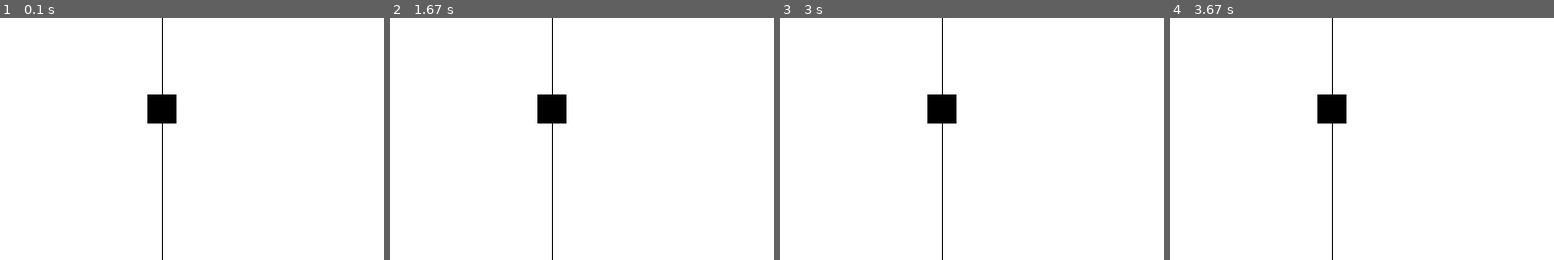
Above: before the commit, frames 1-4 (left to right).
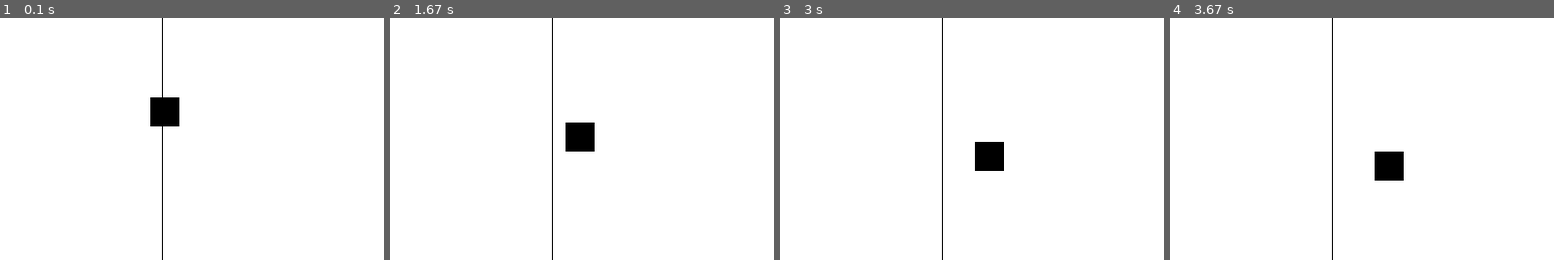
Above: after the commit, the same moments.

Repository: WarunW/Pygame-Prosjekt
Game: pygame game, started from Pong.py
Two runs of this game, one before a commit and one after it. Both use one fixed random seed, a clock stepped at 60 frames per second and the inputs below.
Inputs:
- Up to frame 1 (0.1 s): no input
- Up to frame 2 (1.67 s): no input
- Up to frame 3 (3 s): no input
- Up to frame 4 (3.67 s): no input
The pictures show only the part of the screen within x 29-79%, y 31-81%; the shares and areas given below are measured in that part.

The runs differ from the first frame. In frame 1, 0.3% of the frame differs, in the area x 38-47%, y 31-45%; in frame 2, 1.8%; in frame 3, 1.8%, in the area x 38-59%, y 31-64%; in frame 4, 1.8%.

Commit message:
Bevege ball

Diff:
--- a/Pong.py
+++ b/Pong.py
@@ -1,31 +1,59 @@
 import pygame as pg
 
 pg.init()
+
+class Ball:
+    def __init__(self, vindu, farge:tuple, x_pos:int, y_pos:int, fart_x:int, fart_y:int):
+        self._vindu = vindu
+        self._farge = farge
+        self._x_pos = x_pos
+        self._y_pos = y_pos
+        self._fart_x = fart_x
+        self._fart_y = fart_y
+        self._farge = farge
+
+    def tegne(self):
+        pg.draw.rect(self._vindu, self._farge, (self._x_pos, self._y_pos, 30, 30))
+        pg.display.flip()
+
+    def flytt(self):
+        self._x_pos += self._fart_x
+        self._y_pos += self._fart_y
+
+        if self._y_pos <= 0 or self._y_pos >= VINDU_HOYDE - 30:
+            self._fart_y *= -1
+
+        if self._x_pos <= 0 or self._x_pos >= VINDU_BREDDE - 30:
+            self._fart_x *= -1
+
 
 VINDU_BREDDE = 800
 VINDU_HOYDE  = 500
 vindu = pg.display.set_mode([VINDU_BREDDE, VINDU_HOYDE])
 
 vindu.fill((255, 255, 255))
+ball = Ball(vindu,(0,0,0),VINDU_BREDDE/2 - 15, VINDU_HOYDE/2 - 15, 0.5, 0.5)
 
-ball = pg.draw.rect(vindu,(0,0,0),(VINDU_BREDDE/2 - 15, VINDU_HOYDE/2 - 15, 30,30))
 spiller = pg.draw.rect(vindu, (0,0,0), (VINDU_BREDDE - 20, VINDU_HOYDE/2 - 70, 10,140))
 motstander = pg.draw.rect(vindu, (0,0,0), (10, VINDU_HOYDE/2 - 70, 10,140))
 pg.draw.aaline(vindu, (0,0,0), (VINDU_BREDDE/2,0), (VINDU_BREDDE/2, VINDU_HOYDE))
 
-ball_fart_x = 7
-ball_fart_y = 7
-
 fortsett = True
 while fortsett:
+
+    vindu.fill((255, 255, 255))
+
+    spiller = pg.draw.rect(vindu, (0,0,0), (VINDU_BREDDE - 20, VINDU_HOYDE/2 - 70, 10,140))
+    motstander = pg.draw.rect(vindu, (0,0,0), (10, VINDU_HOYDE/2 - 70, 10,140))
+    pg.draw.aaline(vindu, (0,0,0), (VINDU_BREDDE/2,0), (VINDU_BREDDE/2, VINDU_HOYDE))
+
+    ball.tegne()
+    ball.flytt()
 
     for event in pg.event.get():
         if event.type == pg.QUIT:
             fortsett = False
 
-    ball.x += ball_fart_x
-    ball.y += ball_fart_y
-
     pg.display.flip()
 
 pg.QUIT
